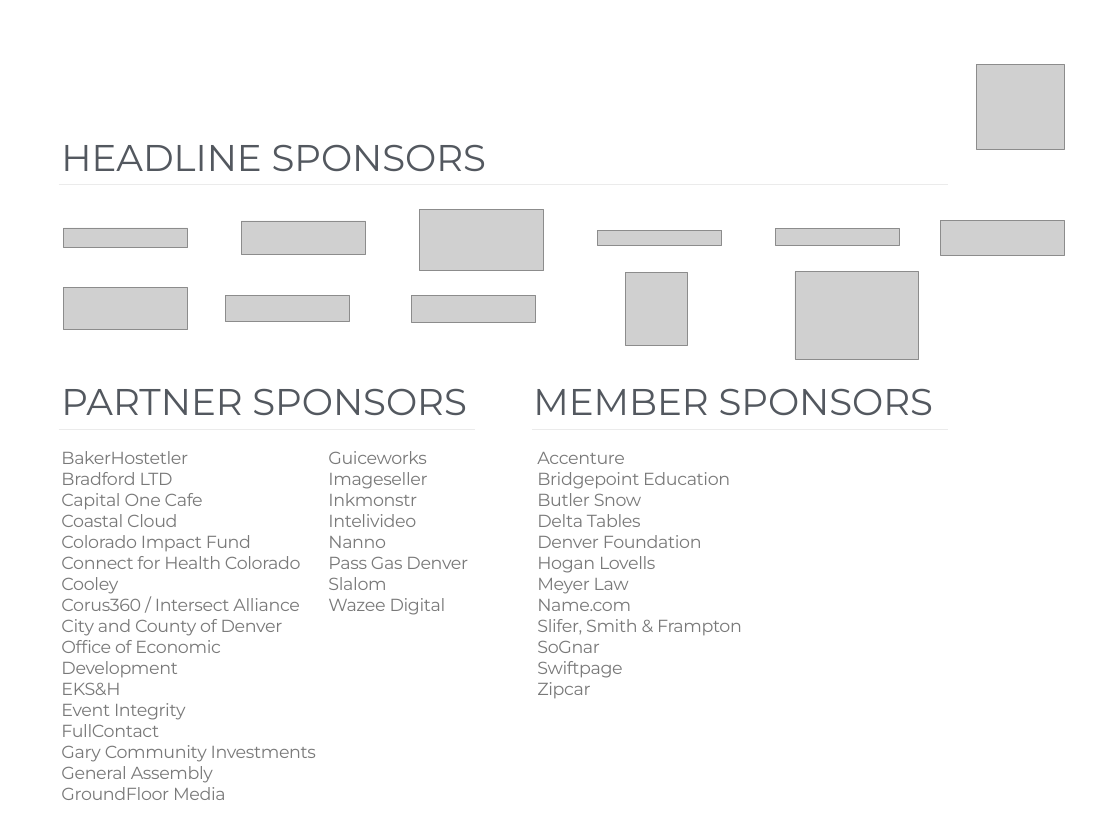
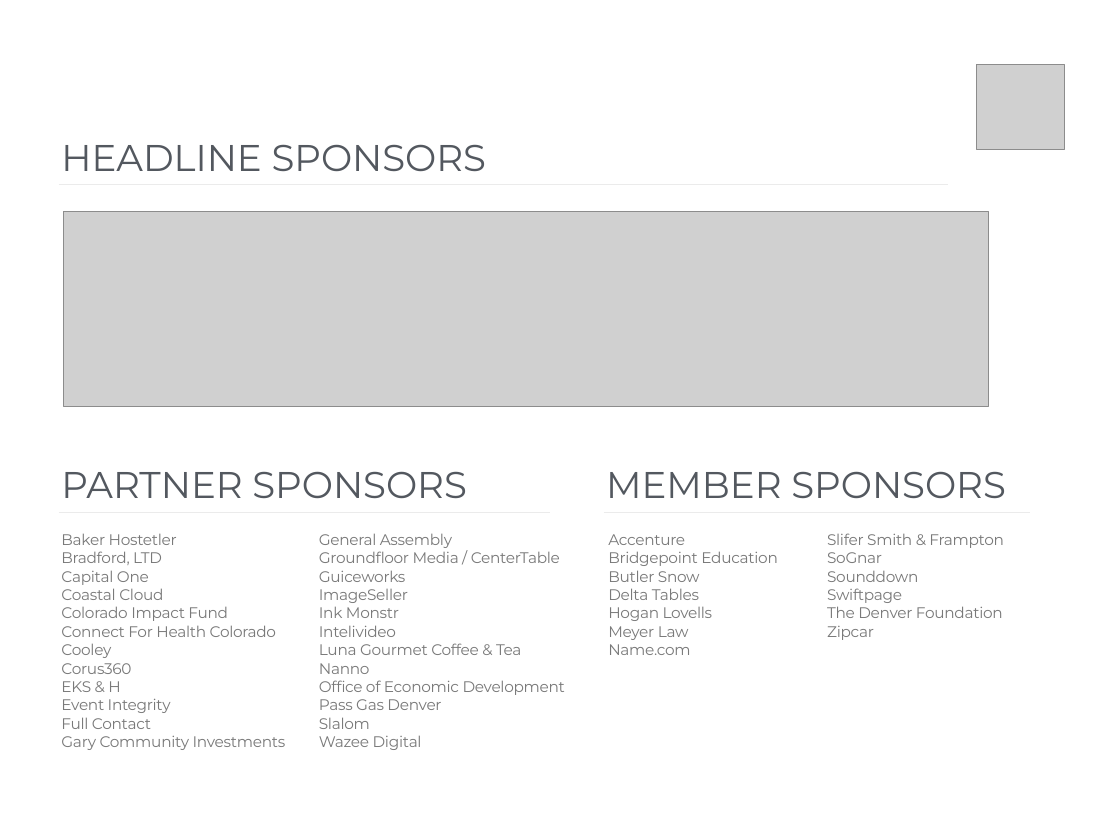
Before and after one commit to s0rta/dsw-site, a slide deck: slide 7 of public/media_assets/DSW17_TEMPLATE 4_3.pptx. Drawn at 1120x840 pixels with LibreOffice and Linux fonts; fonts in the diff are those of the drawing; grey boxes stand for pictures. Boxes give left, top, right and bottom in pixels: in the first picture for what was removed or moved away, otherwise in the second. Text is boxed around its words. In the diff, an @@ line names an element or a change of style, - is before the commit and + after.

```diff
--- a/public/media_assets/DSW17_TEMPLATE 4_3.pptx
+++ b/public/media_assets/DSW17_TEMPLATE 4_3.pptx
@@ picture added at bbox=[63, 212, 988, 406] @@
@@ group removed at bbox=[64, 210, 1065, 359]: 11 pictures @@
@@ text "PARTNER SPONSORS": place and size @@
-text "PARTNER SPONSORS" at bbox=[61, 389, 466, 415]
+text "PARTNER SPONSORS" at bbox=[61, 472, 466, 498]
@@ text at bbox=[61, 451, 468, 800]: paragraphs removed @@
-General Assembly
-GroundFloor Media
-Guiceworks
-Imageseller
-Inkmonstr
-Intelivideo
-Nanno
-Pass Gas Denver
-Slalom
-Wazee Digital
@@ text "MEMBER SPONSORS": place and size @@
-text "MEMBER SPONSORS" at bbox=[533, 388, 933, 415]
+text "MEMBER SPONSORS" at bbox=[606, 472, 1005, 498]
@@ line moved from (59, 428) - (475, 428) to (59, 512) - (550, 512) @@
@@ text "Baker Hostetler": place and size @@
-text "Baker Hostetler" at bbox=[61, 451, 468, 800]
+text "Baker Hostetler" at bbox=[61, 533, 286, 750]
@@ text "Baker Hostetler" at bbox=[61, 533, 286, 750]: columns 2 to 1 @@
@@ text at bbox=[61, 533, 177, 585]: text changed; size 16 to 14 pt @@
-BakerHostetler
-Bradford LTD
-Capital One Cafe
+Baker Hostetler
+Bradford, LTD
+Capital One
@@ text added at bbox=[319, 533, 565, 750], 14 pt, text #797979 @@
+General Assembly
+Groundfloor Media / CenterTable
+Guiceworks
+ImageSeller
+Ink Monstr
+Intelivideo
+Luna Gourmet Coffee & Tea
+Nanno
+Office of Economic Development
+Pass Gas Denver
+Slalom
+Wazee Digital
@@ text at bbox=[537, 535, 702, 548]: paragraph removed @@
-Denver Foundation
@@ line moved from (532, 428) - (948, 428) to (604, 512) - (1030, 512) @@
@@ text "Accenture": place and size @@
-text "Accenture" at bbox=[537, 452, 742, 698]
+text "Accenture" at bbox=[608, 534, 778, 655]
@@ text "Accenture" at bbox=[608, 534, 778, 655]: size 16 to 14 pt; columns 2 to 1 @@
@@ text added at bbox=[827, 533, 1004, 640], 14 pt, text #797979 @@
+Slifer Smith & Frampton
+SoGnar
+Sounddown
+Swiftpage
+The Denver Foundation
+Zipcar
@@ text at bbox=[61, 588, 286, 750]: size 16 to 14 pt in "Coastal Cloud", "Colorado Impact Fund", "Cooley", "Event Integrity" and 1 more places @@
@@ text at bbox=[61, 625, 276, 637]: text changed; size 16 to 14 pt @@
-Connect for Health Colorado
+Connect For Health Colorado
@@ text at bbox=[537, 619, 742, 698]: paragraphs removed @@
-Slifer, Smith & Frampton
-SoGnar
-Swiftpage
-Zipcar
@@ text at bbox=[61, 663, 131, 692]: text changed; size 16 to 14 pt @@
-Corus360 / Intersect Alliance
-City and County of Denver Office of Economic Development
-EKS&H
+Corus360
+EKS & H
@@ text at bbox=[61, 717, 151, 729]: text changed; size 16 to 14 pt @@
-FullContact
+Full Contact
```
Also in this commit, not shown: 1 other slide changed, 3 other files.
